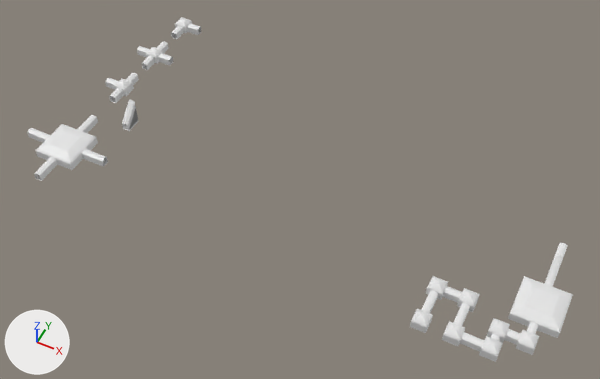
The Blender file assets/environment/tutorial_level.blend, before and after one commit.
Before and after are seen from a camera (50 mm lens) standing at (22.6, -119.6, 168.0) and looking at (-45.7, 17.0, -2.7). The lights are fixed; the arrows at lower left show +X, +Y and +Z.

The first picture shows '3_way_intersection', '4_way_intersection', 'corner', 'level-col', 'room', 'stairway'.
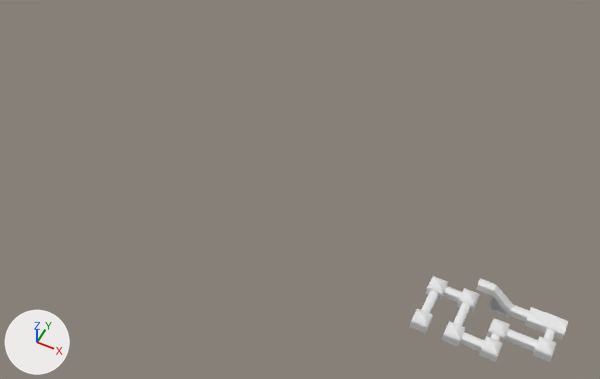
The change, as a diff of the scene's bpy script:
```diff
--- a/assets/environment/tutorial_level.blend.py
+++ b/assets/environment/tutorial_level.blend.py
@@ me_cube_006 @@
 # used by ob_level_col; location = (0.0, 1.0, 0.0)
-me_cube_006.from_pydata(...)  # 1586 vertices, 1311 faces; spans x -2.0..30.0, y -13.5..21.0, z -0.5..7.4
+me_cube_006.from_pydata(...)  # 1490 vertices, 1199 faces; spans x -2.0..31.0, y -13.5..3.0, z -0.5..7.4
+# me_cube_006 part 1: a new loose piece of 122 vertices spanning x 9.0..22.0, y 0.0..2.0, z -0.5..7.4
+# me_cube_006 part 2: a new loose piece of 68 vertices spanning x 22.0..31.0, y -1.0..3.0, z 0.0..2.7
+# me_cube_006 part 3: 152 vertices moved from x 22.0..26.0, y -8.0..-4.0, z 0.0..3.6 to x 26.0..30.0, y -8.0..-4.0, z 0.0..3.6; 306 vertices removed from x 18.0..30.0, y -7.0..21.0, z -0.5..7.4; 20 vertices added at x 27.0..30.0, y -7.0..-1.0, z 0.0..3.6
 me_cube_006.materials.append(mat_walls)
@@ ob_room @@
 ob_room.location = (-110.0, 0.0, 0.0)
+ob_room.hide_set(True)  # its collection is switched off
@@ ob_3_way_intersection @@
 ob_3_way_intersection.location = (-110.0, 28.0, 0.0)
+ob_3_way_intersection.hide_set(True)  # its collection is switched off
@@ ob_4_way_intersection @@
 ob_4_way_intersection.location = (-110.0, 45.0, 0.0)
+ob_4_way_intersection.hide_set(True)  # its collection is switched off
@@ ob_corner @@
 ob_corner.location = (-110.0, 62.0, 0.0)
+ob_corner.hide_set(True)  # its collection is switched off
@@ ob_stairway @@
-ob_stairway = bpy.data.objects.new('stairway', me_cube_007)
-ob_stairway.location = (-100.0, 16.0, 0.0)
```

Location of each change, (x1, y1, x2, y2) in pixels of the pictures (600 x 379 px):
'level-col', reshaped (28% shorter)
    before: (410, 243, 573, 362)
    after: (410, 276, 569, 362)
'room', hidden
    before: (27, 115, 108, 181)
'4_way_intersection', hidden
    before: (137, 41, 173, 70)
'3_way_intersection', hidden
    before: (105, 73, 139, 103)
'corner', hidden
    before: (171, 17, 202, 39)
'stairway', deleted
    before: (122, 100, 138, 131)
    faces in mat_walls (white #e7e7e7): (122, 100, 138, 131)
part 1 of me_cube_006, added
    after: (476, 278, 529, 322)
part 2 of me_cube_006, added
    after: (524, 307, 569, 340)
part 3 of me_cube_006, cut back
    before: (504, 243, 573, 353)
    after: (537, 329, 555, 360)
